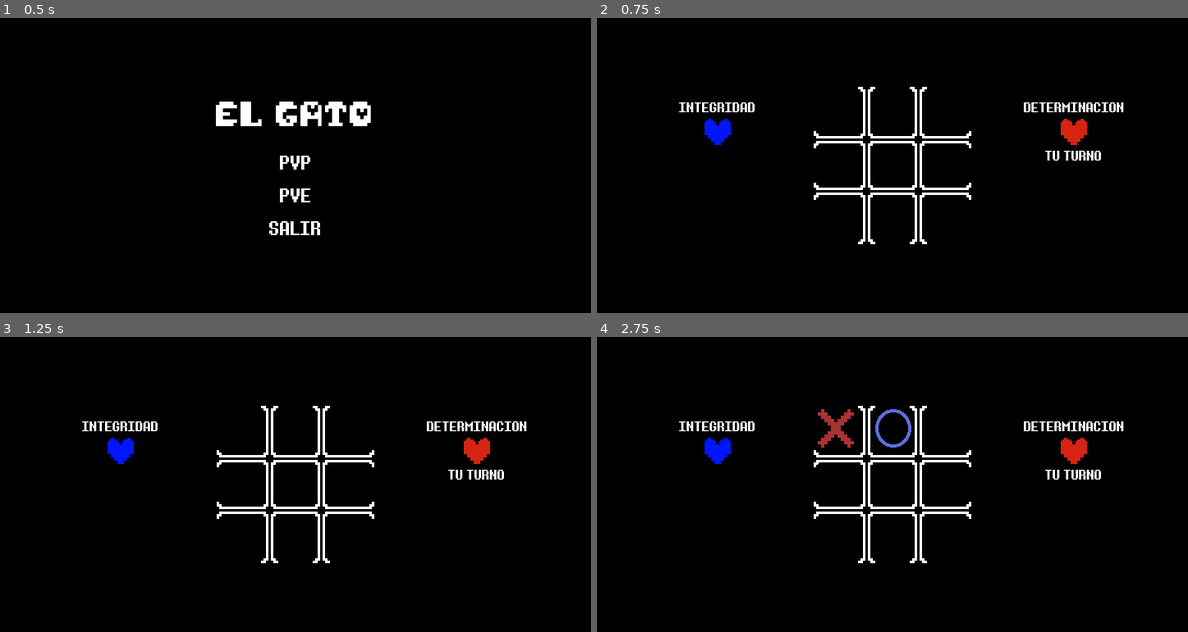
Above: before the commit, frames 1-4 (two rows, left to right).
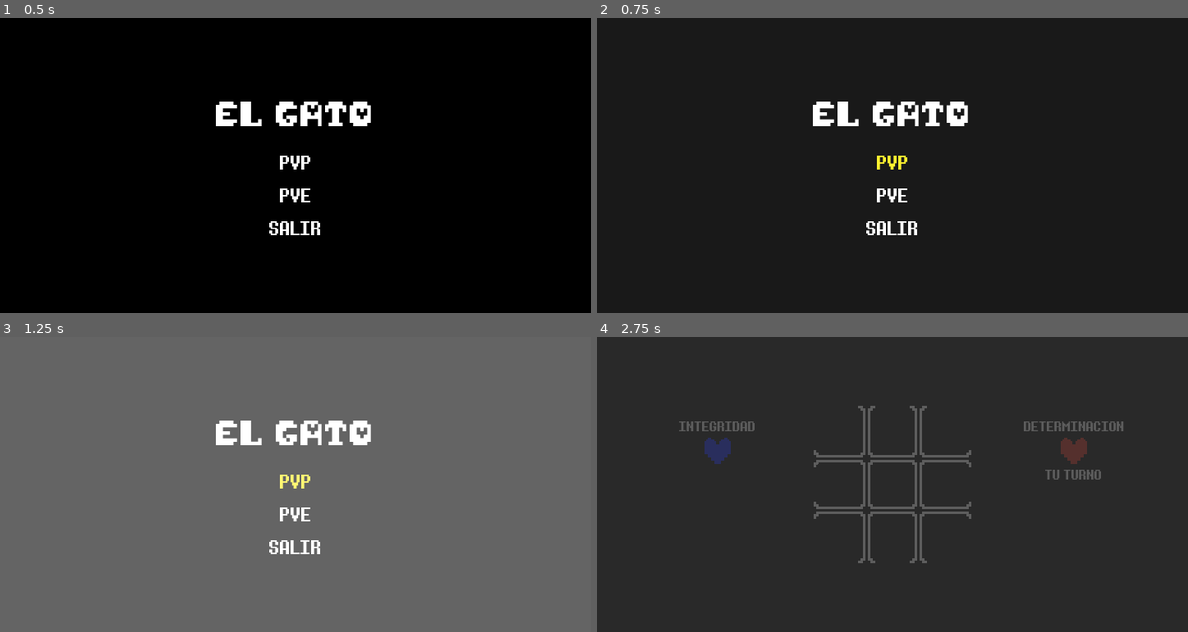
Above: after the commit, the same moments.

Repository: Alan-Santiago226/El_Gato
Game: Godot game, scene res://Scenes/menu.tscn
Same seed, same stepped clock (60 frames per second), same inputs: the game is played once before the commit and once after it.
Inputs (mouse positions are in pixels of both pictures, inside the frame that each line leads up to):
- Up to frame 1 (0.5 s): no input
- Up to frame 2 (0.75 s): click "PVP" at 0.5 s
- Up to frame 3 (1.25 s): no input
- Up to frame 4 (2.75 s): click (833, 434) at 1.27 s; click (892, 431) at 2 s, where only the run after the commit has a clickable "el gato"

Frame 1 is identical in both runs. In frame 2, 100% of the frame differs, in the area x 0-100%, y 0-100%; in frame 3, 100%; in frame 4, 100%.

Commit message:
Transiciones PVE

Diff:
--- a/Scenes/Modo1.gd
+++ b/Scenes/Modo1.gd
@@ -1,4 +1,6 @@
 extends Node2D
+
+@onready var transicion = $Transicion
 
 var borde: Array
 var Jugador: String
@@ -65,6 +67,8 @@
 			$Inter/EstadoI.hide()
 
 func _ready() -> void:
+	transicion.play("fade_in")
+	$Transicion/Audio_T.play(1.85)
 	$FindelJuego.hide()
 	iniciar_borde()
 	Iniciar_Jugador()
@@ -120,6 +124,7 @@
 	if Ganador:
 		$PVP.stop()
 
+
 func Juego_lleno() -> bool:
 	if borde.has("0"):
 		return false
@@ -128,6 +133,7 @@
 func checar_final() -> void:
 	if Emparejamiento_Fila() || Emparejamiento_Columna() || Emparejamiento_Diagonal():
 		Final = true
+		$Break.play(0.33)
 		Volver_Inicio()
 	elif Juego_lleno():
 		Final = true
@@ -218,3 +224,7 @@
 
 func _on_volver_button_up() -> void:
 	get_tree().change_scene_to_file("res://Scenes/menu.tscn")
+
+
+func _on_temporizador_timeout():
+	$PVP.play()
--- a/Scenes/Modo1.tscn
+++ b/Scenes/Modo1.tscn
@@ -8,6 +8,70 @@
 [ext_resource type="Texture2D" uid="uid://ccdfdh5lapkv1" path="res://Sprites/Red_H.png" id="5_3qh8c"]
 [ext_resource type="AudioStream" uid="uid://cm1wd53rr3q2e" path="res://Assets/Modo_1.wav" id="5_6gsdq"]
 [ext_resource type="Texture2D" uid="uid://cwuk1tscmvmwh" path="res://Sprites/Blue_H.png" id="5_r6k41"]
+[ext_resource type="AudioStream" uid="uid://73ak46idmhyh" path="res://Assets/Transicion_efecto.wav" id="7_owtiu"]
+[ext_resource type="AudioStream" uid="uid://bhvihlhfmsm1u" path="res://Assets/Break_H.wav" id="10_lt512"]
+
+[sub_resource type="Animation" id="Animation_4r4os"]
+resource_name = "fade_in"
+length = 1.7
+tracks/0/type = "value"
+tracks/0/imported = false
+tracks/0/enabled = true
+tracks/0/path = NodePath("Transicion/ColorRect:self_modulate")
+tracks/0/interp = 1
+tracks/0/loop_wrap = true
+tracks/0/keys = {
+"times": PackedFloat32Array(0, 1.30415),
+"transitions": PackedFloat32Array(1.5, 0.00195311),
+"update": 0,
+"values": [Color(0, 0, 0, 1), Color(1, 1, 1, 0)]
+}
+tracks/1/type = "value"
+tracks/1/imported = false
+tracks/1/enabled = true
+tracks/1/path = NodePath("Transicion/ColorRect:visible")
+tracks/1/interp = 1
+tracks/1/loop_wrap = true
+tracks/1/keys = {
+"times": PackedFloat32Array(1.30145),
+"transitions": PackedFloat32Array(1),
+"update": 1,
+"values": [false]
+}
+
+[sub_resource type="Animation" id="Animation_7g4kc"]
+resource_name = "fade_out"
+length = 1.7
+tracks/0/type = "value"
+tracks/0/imported = false
+tracks/0/enabled = true
+tracks/0/path = NodePath("Transicion/ColorRect:self_modulate")
+tracks/0/interp = 1
+tracks/0/loop_wrap = true
+tracks/0/keys = {
+"times": PackedFloat32Array(0, 1.69),
+"transitions": PackedFloat32Array(1, 1.5),
+"update": 0,
+"values": [Color(1, 1, 1, 0), Color(1, 1, 1, 1)]
+}
+tracks/1/type = "value"
+tracks/1/imported = false
+tracks/1/enabled = true
+tracks/1/path = NodePath("Transicion/ColorRect:visible")
+tracks/1/interp = 1
+tracks/1/loop_wrap = true
+tracks/1/keys = {
+"times": PackedFloat32Array(0),
+"transitions": PackedFloat32Array(1),
+"update": 1,
+"values": [true]
+}
+
+[sub_resource type="AnimationLibrary" id="AnimationLibrary_s71px"]
+_data = {
+"fade_in": SubResource("Animation_4r4os"),
+"fade_out": SubResource("Animation_7g4kc")
+}
 
 [node name="Modo1" type="Node2D"]
 script = ExtResource("1_k8lub")
@@ -122,12 +186,33 @@
 text = "TU TURNO"
 horizontal_alignment = 1
 
+[node name="Transicion" type="AnimationPlayer" parent="."]
+libraries = {
+"": SubResource("AnimationLibrary_s71px")
+}
+
+[node name="ColorRect" type="ColorRect" parent="Transicion"]
+self_modulate = Color(1, 1, 1, 0)
+offset_right = 720.0
+offset_bottom = 360.0
+
+[node name="Audio_T" type="AudioStreamPlayer" parent="Transicion"]
+stream = ExtResource("7_owtiu")
+
 [node name="ParallaxBackground" parent="." instance=ExtResource("1_okt01")]
+
+[node name="Break" type="AudioStreamPlayer" parent="."]
+stream = ExtResource("10_lt512")
+volume_db = 7.0
 
 [node name="PVP" type="AudioStreamPlayer" parent="."]
 stream = ExtResource("5_6gsdq")
 volume_db = -5.0
-autoplay = true
+
+[node name="Temporizador" type="Timer" parent="."]
+wait_time = 2.0
+one_shot = true
+autostart = true
 
 [connection signal="button_up" from="FindelJuego/Volver" to="." method="_on_volver_button_up"]
 [connection signal="button_up" from="Zona/Borde/Fila0/Boton0" to="." method="_on_boton_0_button_up"]
@@ -139,5 +224,6 @@
 [connection signal="button_up" from="Zona/Borde/Fila2/Boton6" to="." method="_on_boton_6_button_up"]
 [connection signal="button_up" from="Zona/Borde/Fila2/Boton7" to="." method="_on_boton_7_button_up"]
 [connection signal="button_up" from="Zona/Borde/Fila2/Boton8" to="." method="_on_boton_8_button_up"]
+[connection signal="timeout" from="Temporizador" to="." method="_on_temporizador_timeout"]
 
 [editable path="FindelJuego"]
--- a/Scenes/menu.gd
+++ b/Scenes/menu.gd
@@ -1,11 +1,18 @@
 extends Control
 
+@onready var transicion = $Transicion
+var Modo1 = load("res://Scenes/Modo1.tscn")
+var PVP = false
 func _on_el_gato_pressed():
 	pass # Replace with function body.
 
 
 func _on_pvp_pressed():
-	get_tree().change_scene_to_file("res://Scenes/Modo1.tscn")
+	PVP = true
+	$Start_Menu.stop()
+	transicion.play("fade_out")
+	$Transicion/Audio_T.play()
+
 
 
 func _on_pve_pressed():
@@ -14,3 +21,8 @@
 
 func _on_salir_pressed():
 	get_tree().quit()
+
+
+func _on_transicion_animation_finished(anim_name):
+	if PVP:
+		get_tree().change_scene_to_packed(Modo1)
--- a/Scenes/menu.tscn
+++ b/Scenes/menu.tscn
@@ -1,10 +1,73 @@
-[gd_scene load_steps=6 format=3 uid="uid://b62qdadmuus8v"]
+[gd_scene load_steps=10 format=3 uid="uid://b62qdadmuus8v"]
 
 [ext_resource type="FontFile" uid="uid://dge5wjg2amk7h" path="res://Assets/zhnayuk.ttf" id="1_b5u0c"]
 [ext_resource type="Script" path="res://Scenes/menu.gd" id="1_udsuj"]
 [ext_resource type="FontFile" uid="uid://brg4pirco4o4j" path="res://Assets/determination.ttf" id="1_xaf41"]
 [ext_resource type="PackedScene" uid="uid://8hajeynpsa3s" path="res://Scenes/parallax_background2.tscn" id="4_o1pq8"]
 [ext_resource type="AudioStream" uid="uid://cw2h1wdi6i6c8" path="res://Assets/Start_Menu.wav" id="5_vhdka"]
+[ext_resource type="AudioStream" uid="uid://73ak46idmhyh" path="res://Assets/Transicion_efecto.wav" id="6_28fdh"]
+
+[sub_resource type="Animation" id="Animation_4r4os"]
+resource_name = "fade_in"
+length = 1.7
+tracks/0/type = "value"
+tracks/0/imported = false
+tracks/0/enabled = true
+tracks/0/path = NodePath("Transicion/ColorRect:self_modulate")
+tracks/0/interp = 1
+tracks/0/loop_wrap = true
+tracks/0/keys = {
+"times": PackedFloat32Array(0, 1.30415),
+"transitions": PackedFloat32Array(1.5, 0.00195311),
+"update": 0,
+"values": [Color(0, 0, 0, 1), Color(1, 1, 1, 0)]
+}
+tracks/1/type = "value"
+tracks/1/imported = false
+tracks/1/enabled = true
+tracks/1/path = NodePath("Transicion/ColorRect:visible")
+tracks/1/interp = 1
+tracks/1/loop_wrap = true
+tracks/1/keys = {
+"times": PackedFloat32Array(1.30145),
+"transitions": PackedFloat32Array(1),
+"update": 1,
+"values": [false]
+}
+
+[sub_resource type="Animation" id="Animation_7g4kc"]
+resource_name = "fade_out"
+length = 1.7
+tracks/0/type = "value"
+tracks/0/imported = false
+tracks/0/enabled = true
+tracks/0/path = NodePath("Transicion/ColorRect:self_modulate")
+tracks/0/interp = 1
+tracks/0/loop_wrap = true
+tracks/0/keys = {
+"times": PackedFloat32Array(0, 1.69),
+"transitions": PackedFloat32Array(1, 1.5),
+"update": 0,
+"values": [Color(1, 1, 1, 0), Color(1, 1, 1, 1)]
+}
+tracks/1/type = "value"
+tracks/1/imported = false
+tracks/1/enabled = true
+tracks/1/path = NodePath("Transicion/ColorRect:visible")
+tracks/1/interp = 1
+tracks/1/loop_wrap = true
+tracks/1/keys = {
+"times": PackedFloat32Array(0),
+"transitions": PackedFloat32Array(1),
+"update": 1,
+"values": [true]
+}
+
+[sub_resource type="AnimationLibrary" id="AnimationLibrary_s71px"]
+_data = {
+"fade_in": SubResource("Animation_4r4os"),
+"fade_out": SubResource("Animation_7g4kc")
+}
 
 [node name="Menu" type="Control"]
 layout_mode = 3
@@ -84,7 +147,22 @@
 stream = ExtResource("5_vhdka")
 autoplay = true
 
+[node name="Transicion" type="AnimationPlayer" parent="."]
+libraries = {
+"": SubResource("AnimationLibrary_s71px")
+}
+
+[node name="ColorRect" type="ColorRect" parent="Transicion"]
+visible = false
+self_modulate = Color(1, 1, 1, 0)
+offset_right = 720.0
+offset_bottom = 360.0
+
+[node name="Audio_T" type="AudioStreamPlayer" parent="Transicion"]
+stream = ExtResource("6_28fdh")
+
 [connection signal="pressed" from="VBoxMenu/El gato" to="." method="_on_el_gato_pressed"]
 [connection signal="pressed" from="VBoxMenu/VBoxBotones/PVP" to="." method="_on_pvp_pressed"]
 [connection signal="pressed" from="VBoxMenu/VBoxBotones/PVE" to="." method="_on_pve_pressed"]
 [connection signal="pressed" from="VBoxMenu/VBoxBotones/Salir" to="." method="_on_salir_pressed"]
+[connection signal="animation_finished" from="Transicion" to="." method="_on_transicion_animation_finished"]
Not shown, added: Assets/Break_H.wav.import
Not shown, added: Assets/Transicion_efecto.wav.import
Not shown: 1 places in Scenes/Modo1.tscn that only renumber resources
Not shown, added: Assets/Break_H.wav
Not shown, added: Assets/Transicion_efecto.wav
